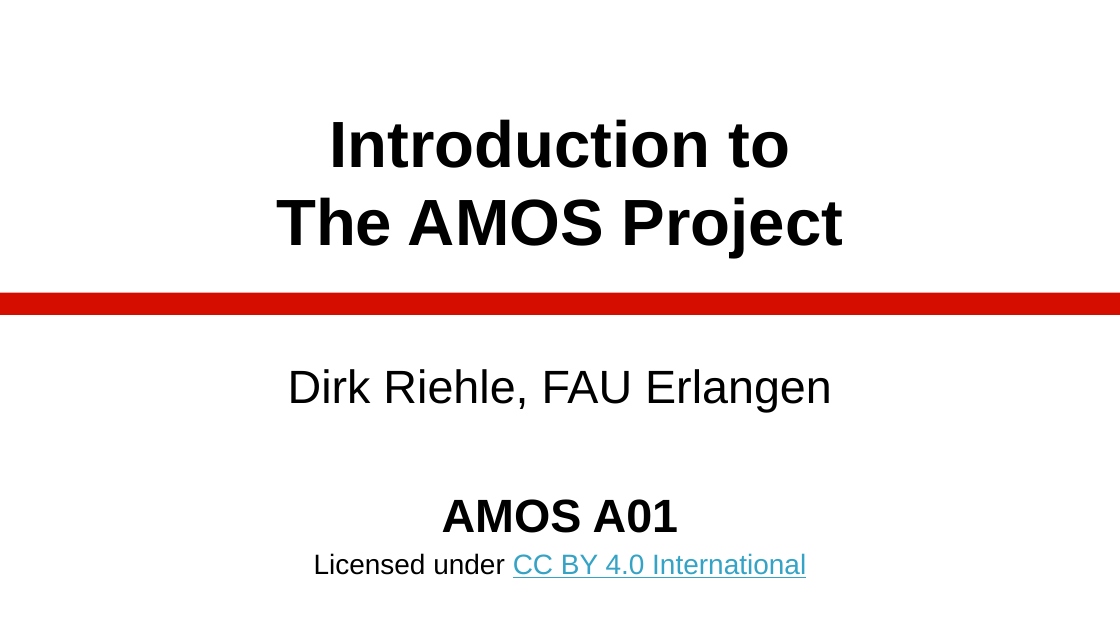
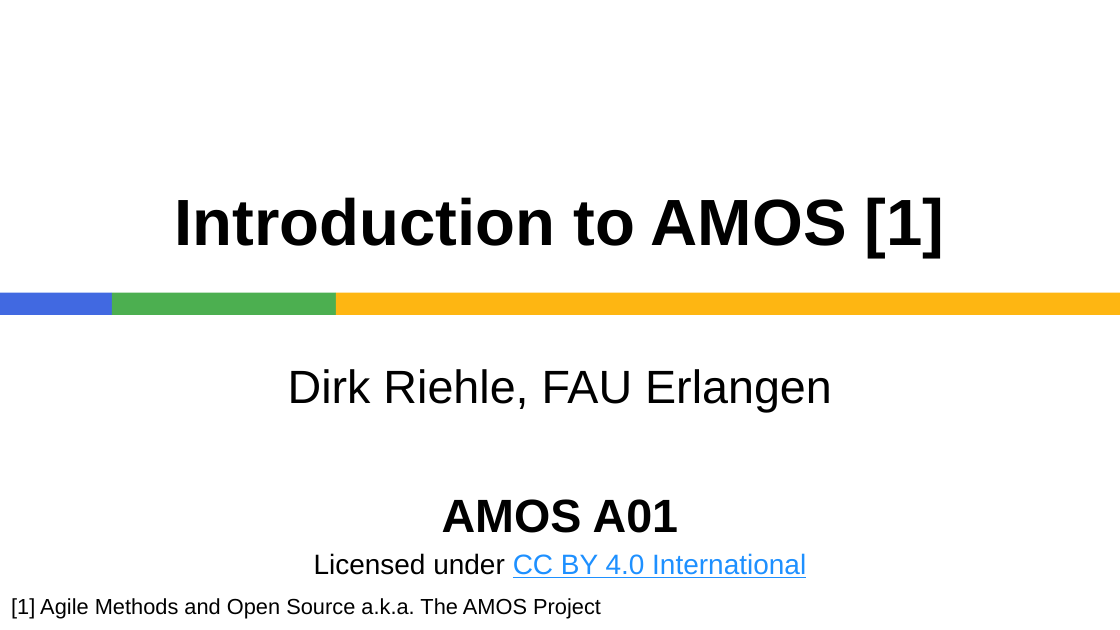
Before and after one commit to dirkriehle/amos-course, a slide deck: slide 1 of Lecture slides/AMOS A01 - Introduction.pptx. Drawn at 1120x630 pixels with LibreOffice and Linux fonts; fonts in the diff are those of the drawing. Boxes give left, top, right and bottom in pixels: in the first picture for what was removed or moved away, otherwise in the second. Text is boxed around its words. In the diff, an @@ line names an element or a change of style, - is before the commit and + after.

```diff
--- a/Lecture slides/AMOS A01 - Introduction.pptx
+++ b/Lecture slides/AMOS A01 - Introduction.pptx
@@ title at <box>175,197,945,258</box>: text changed @@
-Introduction to
-The AMOS Project
+Introduction to AMOS [1]
@@ rectangle added at <box>0,292,112,315</box>, fill #4169E1 @@
@@ rectangle added at <box>112,292,336,315</box>, fill #4CAF50 @@
@@ rectangle: place and size @@
-rectangle at <box>0,292,1120,315</box>
+rectangle at <box>336,292,1120,315</box>
@@ rectangle at <box>336,292,1120,315</box>: fill #D50D01 to #FEB612 @@
@@ subtitle at <box>314,553,806,578</box>: text colour #34A3C5 to #1E90FF in "CC BY 4.0 International" @@
@@ text added at <box>11,598,601,619</box>, 14 pt, text #000000 @@
+[1] Agile Methods and Open Source a.k.a. The AMOS Project
```
Also in this commit, not shown: 26 other slides changed, 2 slides added, 2 slides removed, 6 other files.
